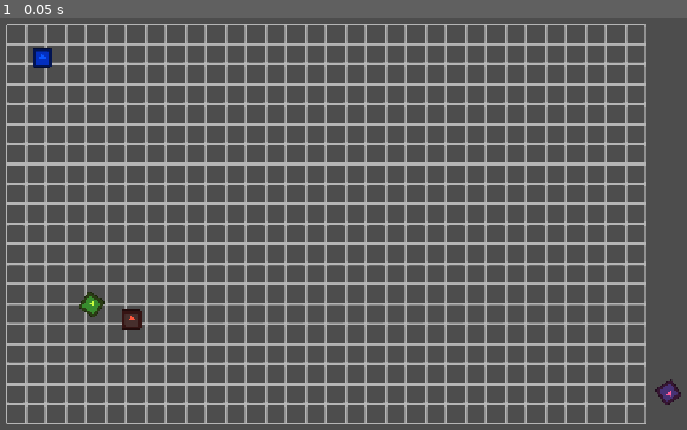
Above: before the commit, frame 1.
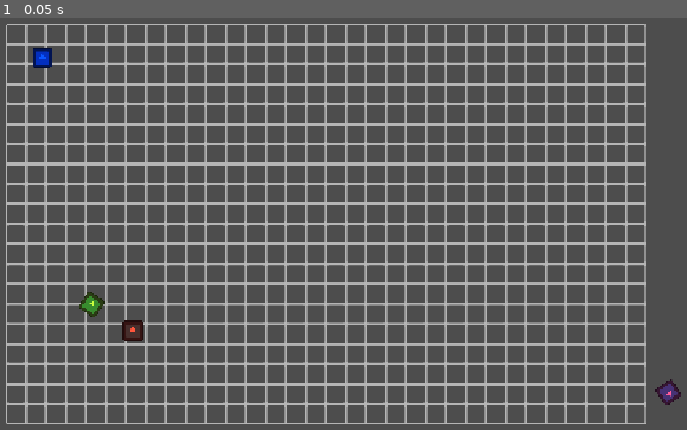
Above: after the commit, the same moment.

Repository: iboobey/piece-by-piece
Game: Godot game, scene res://scenes/puzzles/puzzle_one.tscn
Same seed, same stepped clock (60 frames per second), same inputs: the game is played once before the commit and once after it. The project has no main scene, so this scene is started directly. The engine's default icon, where the game draws it, is replaced by a stand-in: a white triangle on a blue panel in a dark square.
Inputs:
- Up to frame 1 (0.05 s): no input

The runs differ from the first frame. In frame 1, 0.2% of the frame differs, in the area x 17-21%, y 70-79%.

Commit message:
Reworked Snapping Rules.
The rules are still the same. I just changed the code from being in the puzzle piece to being in a puzzle level controller.

Diff:
--- a/scenes/puzzles/puzzle_one.tscn
+++ b/scenes/puzzles/puzzle_one.tscn
@@ -12,12 +12,13 @@
 GRID_SIZE = 32
 LEVEL_CONTROLLER = NodePath("../PuzzleLevelController")
 
-[node name="PuzzleLevelController" parent="." unique_id=1551109562 instance=ExtResource("2_vwkdg")]
+[node name="PuzzleLevelController" parent="." unique_id=1551109562 node_paths=PackedStringArray("PUZZLE_GRID") instance=ExtResource("2_vwkdg")]
+PUZZLE_GRID = NodePath("../PuzzleGrid")
 
 [node name="Pieces" type="Node2D" parent="." unique_id=1078004608]
 
 [node name="PuzzlePiece" parent="Pieces" unique_id=2072894686 node_paths=PackedStringArray("PUZZLE_GRID", "LEVEL_CONTROLLER") instance=ExtResource("2_tx7lx")]
-position = Vector2(217, 489)
+position = Vector2(219, 507)
 GRID_X = 1
 GRID_Y = 1
 PUZZLE_GRID = NodePath("../../PuzzleGrid")
--- a/scripts/elements/puzzle_level_controller.gd
+++ b/scripts/elements/puzzle_level_controller.gd
@@ -1,18 +1,77 @@
 class_name LevelController
 extends Node
 
+@export var PUZZLE_GRID : Node2D
+
 var grid_x_bool : Array = []
 var grid_y_bool : Array = []
+var grid_bools : Array = []
+
+var grid_columns : int = 0
+var grid_rows : int = 0
 
 
+func set_grid_bools(columns, rows):
 
-func set_grid_bools(GRID_X, GRID_Y):
-	for x in range(GRID_X):
-		grid_x_bool.append(false)
-	for y in range(GRID_Y):
-		grid_y_bool.append(false)
+	grid_columns = columns
+	grid_rows = rows
+
+	grid_bools.clear()
+
+	for y in range(grid_rows):
+		var row : Array[bool] = []
+
+		for x in range(grid_columns):
+			row.append(false)
+
+		grid_bools.append(row)
 
 
-func update_grid_bools(GRID_X, GRID_Y):
-	grid_x_bool[GRID_X - 1] = true
-	grid_y_bool[GRID_Y - 1] = true
+func is_inside_board(cell : Vector2i):
+	return (
+		cell.x >= 0
+		and cell.y >= 0
+		and cell.x < grid_columns
+		and cell.y < grid_rows
+	)
+
+
+func is_occupied(cell : Vector2i):
+	if not is_inside_board(cell):
+		return false
+
+	return bool(grid_bools[cell.y][cell.x])
+
+
+func has_cardinal_neighbors(cell : Vector2i):
+	return(
+		is_occupied(cell + Vector2i.LEFT)
+		or is_occupied(cell + Vector2i.UP)
+		or is_occupied(cell + Vector2i.RIGHT)
+		or is_occupied(cell + Vector2i.DOWN)
+	)
+
+
+func is_side(cell : Vector2i):
+	return (
+		cell.x == 1
+		or cell.y == 1
+		or cell.x == PUZZLE_GRID.GRID_X
+		or cell.y == PUZZLE_GRID.GRID_Y
+	)
+
+
+func can_snap(grid_x : int, grid_y : int):
+	var cell := Vector2i(grid_x, grid_y)
+
+	if not is_inside_board(cell):
+		return false
+
+	if is_occupied(cell):
+		return false
+
+	if not is_side(cell) and not has_cardinal_neighbors(cell):
+		return false
+
+	grid_bools[cell.y][cell.x] = true
+	return true
--- a/scripts/elements/puzzle_piece.gd
+++ b/scripts/elements/puzzle_piece.gd
@@ -124,7 +124,7 @@
 	var rotation_modulated = fposmod(rotation_degrees, 360)
 	if not locked:
 		if global_position.distance_to(target_position) < position_treshold:
-			if rotation_modulated < rotation_treshold or rotation_degrees > (360 - rotation_treshold):
+			if rotation_modulated < rotation_treshold or rotation_modulated > (360 - rotation_treshold):
 				return true
 	else: return false
 
@@ -134,38 +134,14 @@
 	global_position = target_position
 	locked = true
 	is_dragging = false
-	LEVEL_CONTROLLER.update_grid_bools(GRID_X, GRID_Y)
 
 
 func snap():
 	if check_target():
-		if is_side() or has_cardinal_neighbors():
+		if LEVEL_CONTROLLER.can_snap(GRID_X, GRID_Y):
 			is_snapped = true
 			lock_piece()
 			z_index = -10
-
-
-func is_side():
-	if GRID_X == 1:
-		return true
-	if GRID_Y == 1:
-		return true
-	if GRID_X == PUZZLE_GRID.GRID_X:
-		return true
-	if GRID_Y == PUZZLE_GRID.GRID_Y:
-		return true
-	else: return false
-
-
-func has_cardinal_neighbors():
-	var has_neighbors := [
-		LEVEL_CONTROLLER.grid_x_bool[GRID_X - 2] and LEVEL_CONTROLLER.grid_y_bool[GRID_Y - 1],
-		LEVEL_CONTROLLER.grid_x_bool[GRID_X - 1] and LEVEL_CONTROLLER.grid_y_bool[GRID_Y - 2],
-		LEVEL_CONTROLLER.grid_x_bool[GRID_X] and LEVEL_CONTROLLER.grid_y_bool[GRID_Y - 1],
-		LEVEL_CONTROLLER.grid_x_bool[GRID_X - 1] and LEVEL_CONTROLLER.grid_y_bool[GRID_Y]
-	]
-	if true in has_neighbors:
-		return true
 
 
 func move_to_front_z_index():
